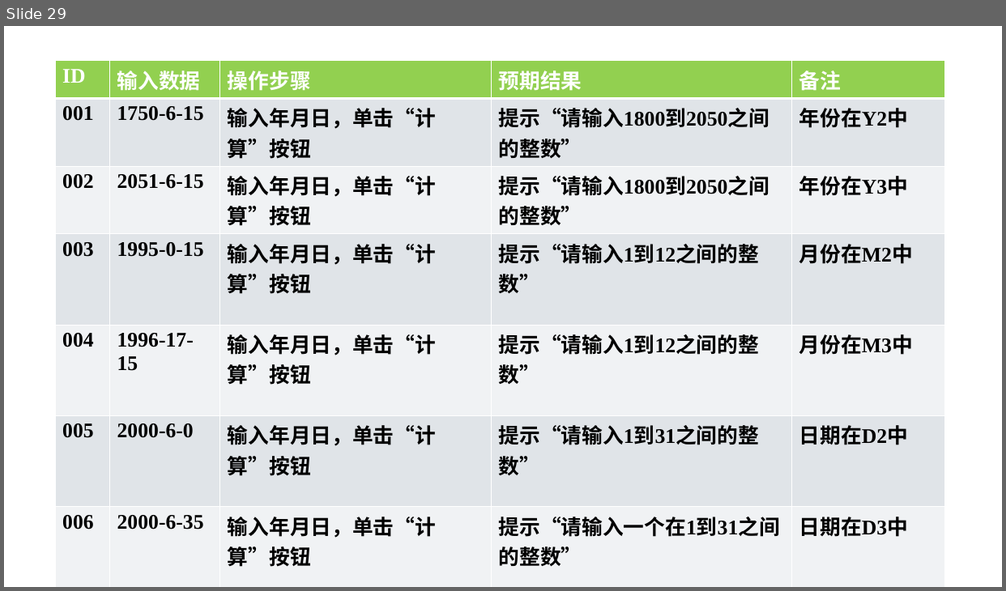
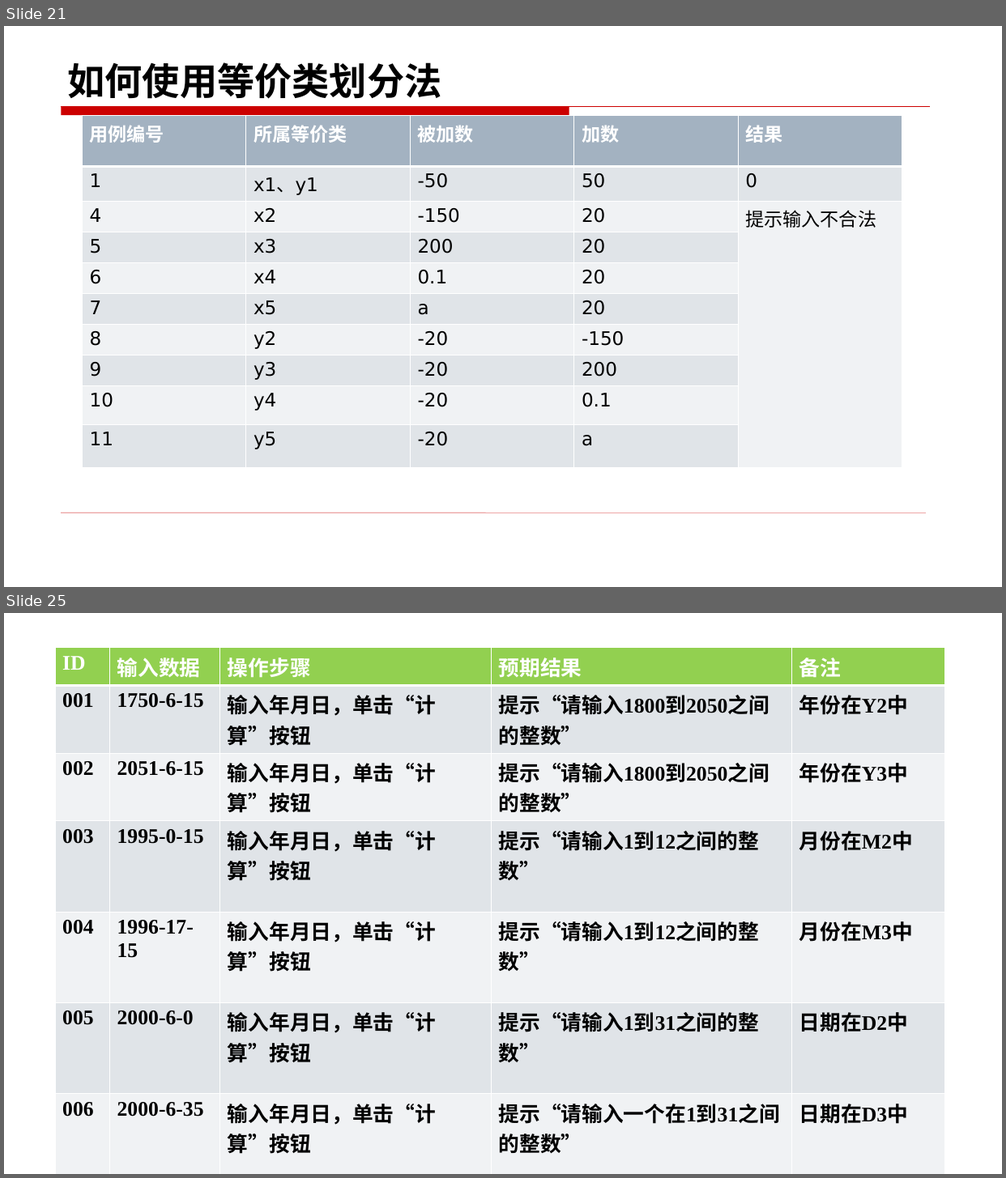
Before and after one commit to changlingling123/Base-of-Testing-2018, a slide deck: 第二部分 软件测试技术/3.1黑盒测试技术——等价类（书上3.3）.pptx. Shown one above the other, each under a label of ours: slide 29 before the commit, slides 21 and 25 after it; the slides between them are not shown. The pictures are 1006x591 and 1006x1178 pixels, drawn with LibreOffice and Linux fonts; fonts in the diff are those of the drawing. Boxes give left, top, right and bottom in pixels: in the first picture for what was removed or moved away, otherwise in the second. Text is boxed around its words. In the diff, an @@ line names an element or a change of style, - is before the commit and + after.

```diff
--- a/第二部分 软件测试技术/3.1黑盒测试技术——等价类（书上3.3）.pptx
+++ b/第二部分 软件测试技术/3.1黑盒测试技术——等价类（书上3.3）.pptx
@@ slide 21 added at (x1=4, y1=26, x2=1002, y2=587), background #FFFFFF; not listed: 2 template elements that a slide beside it also shows @@
@@ title added at (x1=67, y1=62, x2=441, y2=99), 36 pt, text #000000, bold @@
+如何使用等价类划分法
@@ table added at (x1=82, y1=116, x2=901, y2=464), 10 rows, 5 columns @@
+用例编号 | 所属等价类 | 被加数 | 加数 | 结果
+1 | x1、y1 | -50 | 50 | 0
+4 | x2 | -150 | 20 | 提示输入不合法
+5 | x3 | 200 | 20 | 
+6 | x4 | 0.1 | 20 | 
+7 | x5 | a | 20 | 
+8 | y2 | -20 | -150 | 
+9 | y3 | -20 | 200 | 
+10 | y4 | -20 | 0.1 | 
+11 | y5 | -20 | a | 
@@ what was slide 29 is now slide 25 @@
```
Also in this commit, not shown: 28 slides changed, 8 other slides added, 18 slides removed.
